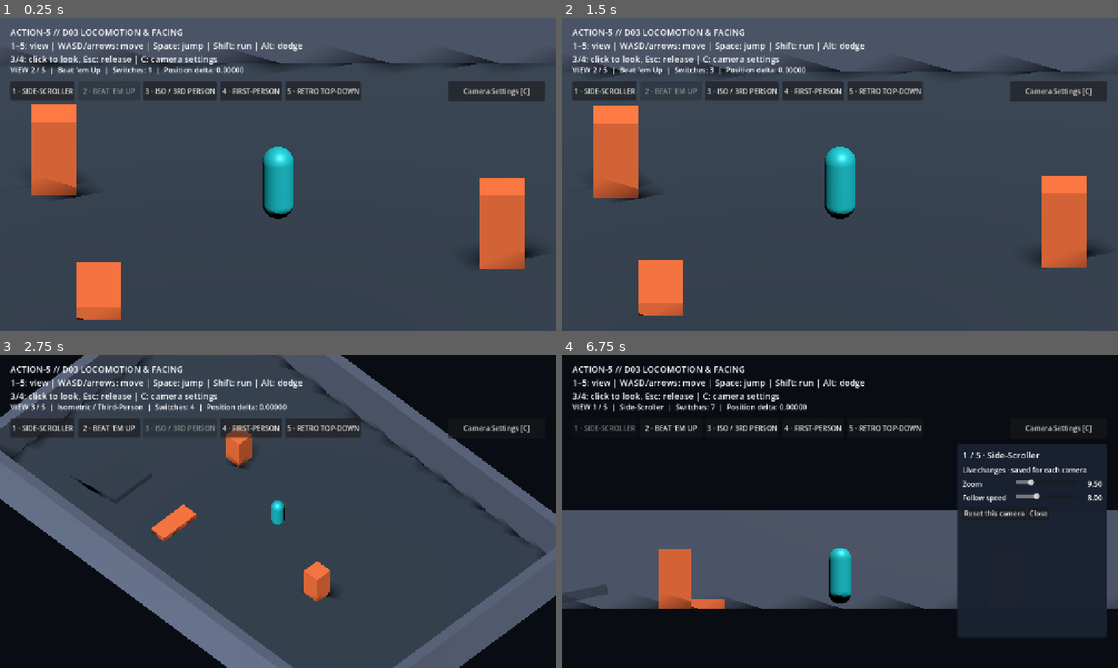
Above: before the commit, frames 1-4 (two rows, left to right).
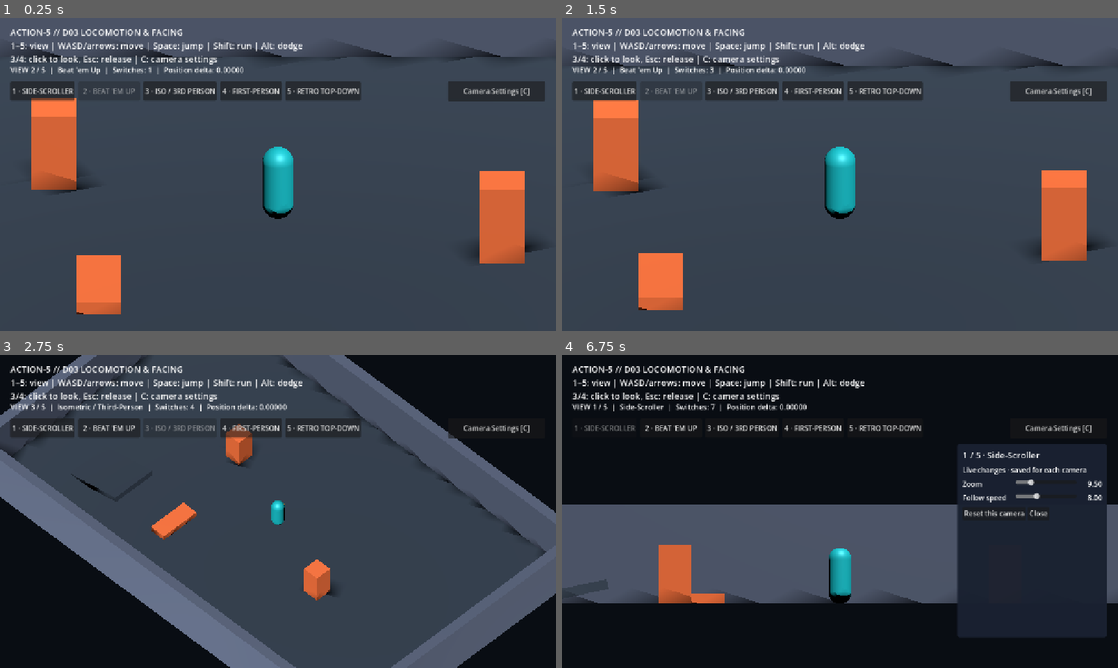
Above: after the commit, the same moments.

Repository: bravado/ACTION-5
Game: Godot game, scene res://demo/main.tscn
Same seed, same stepped clock (60 frames per second), same inputs: the game is played once before the commit and once after it.
Inputs (mouse positions are in pixels of both pictures, inside the frame that each line leads up to):
- Up to frame 1 (0.25 s): no input
- Up to frame 2 (1.5 s): click "1 · SIDE-SCROLLER" at 0.5 s; click "2 · BEAT 'EM UP" at 1.25 s
- Up to frame 3 (2.75 s): click "3 · ISO / 3RD PERSON" at 2 s
- Up to frame 4 (6.75 s): click "4 · FIRST-PERSON" at 2.75 s; click "5 · RETRO TOP-DOWN" at 3.5 s; click "Camera Settings [C]" at 4.25 s; click "Reset this camera" at 5 s; tap Enter at 5.75 s; move the mouse to (962, 495) at 5.77 s; hold D (move_right) 5.78-6.53 s; hold Shift (actor_run) 5.78-6.53 s; click (962, 495) at 5.92 s; tap Space (actor_jump) at 6.02, 6.5 s; move the mouse to (728, 527) at 6.52 s; hold S (move_down) from 6.53 s (still down); tap 1 (view_1) at 6.6 s

The runs differ from the first frame. In frame 1, 3.1% of the frame differs, in the area x 2-97%, y 8-97%; in frame 2, 2.9%; in frame 3, 1.9%; in frame 4, 3.2%, in the area x 0-100%, y 47-82%.
Error before the commit: Attempt to call function 'get_moves' in base 'null instance' on a null instance. (res://addons/action5/input/actor_input_adapter.gd:37)

Commit message:
feat(d03): install four independent move components in player scene

Diff:
--- a/demo/player.tscn
+++ b/demo/player.tscn
@@ -1,8 +1,13 @@
-[gd_scene load_steps=8 format=3]
+[gd_scene load_steps=13 format=3]
 
 [ext_resource type="Script" path="res://demo/player.gd" id="1_script"]
 [ext_resource type="Script" path="res://addons/action5/actor/locomotion.gd" id="2_locomotion"]
 [ext_resource type="Script" path="res://addons/action5/actor/facing_presenter.gd" id="3_facing"]
+[ext_resource type="Script" path="res://addons/action5/actor/moves/movement_controller.gd" id="4_move_controller"]
+[ext_resource type="Script" path="res://addons/action5/actor/moves/grounded.gd" id="5_grounded"]
+[ext_resource type="Script" path="res://addons/action5/actor/moves/airborne.gd" id="6_airborne"]
+[ext_resource type="Script" path="res://addons/action5/actor/moves/dodge.gd" id="7_dodge"]
+[ext_resource type="Script" path="res://addons/action5/actor/moves/slide.gd" id="8_slide"]
 
 [sub_resource type="CapsuleShape3D" id="CapsuleShape3D_body"]
 radius = 0.35
@@ -35,6 +40,23 @@
 [node name="Locomotion" type="Node" parent="."]
 script = ExtResource("2_locomotion")
 
+[node name="MovementController" type="Node" parent="Locomotion"]
+script = ExtResource("4_move_controller")
+
+[node name="Moves" type="Node" parent="Locomotion/MovementController"]
+
+[node name="Grounded" type="Node" parent="Locomotion/MovementController/Moves"]
+script = ExtResource("5_grounded")
+
+[node name="Airborne" type="Node" parent="Locomotion/MovementController/Moves"]
+script = ExtResource("6_airborne")
+
+[node name="Dodge" type="Node" parent="Locomotion/MovementController/Moves"]
+script = ExtResource("7_dodge")
+
+[node name="Slide" type="Node" parent="Locomotion/MovementController/Moves"]
+script = ExtResource("8_slide")
+
 [node name="Visual" type="Node3D" parent="."]
 script = ExtResource("3_facing")
 
